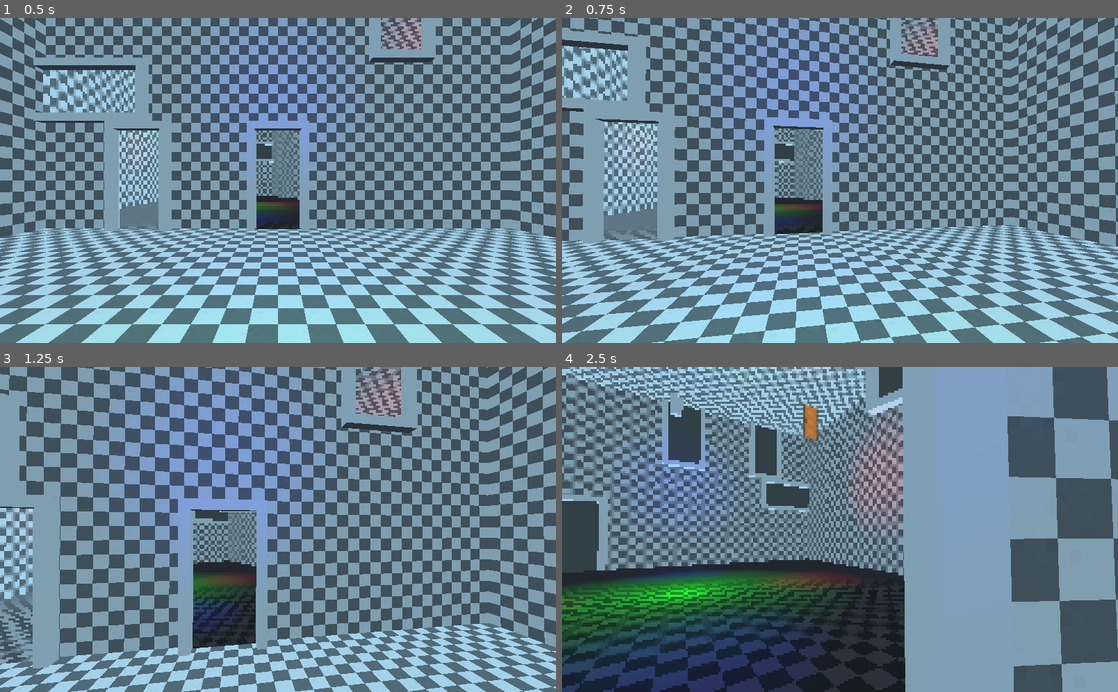
Above: before the commit, frames 1-4 (two rows, left to right).
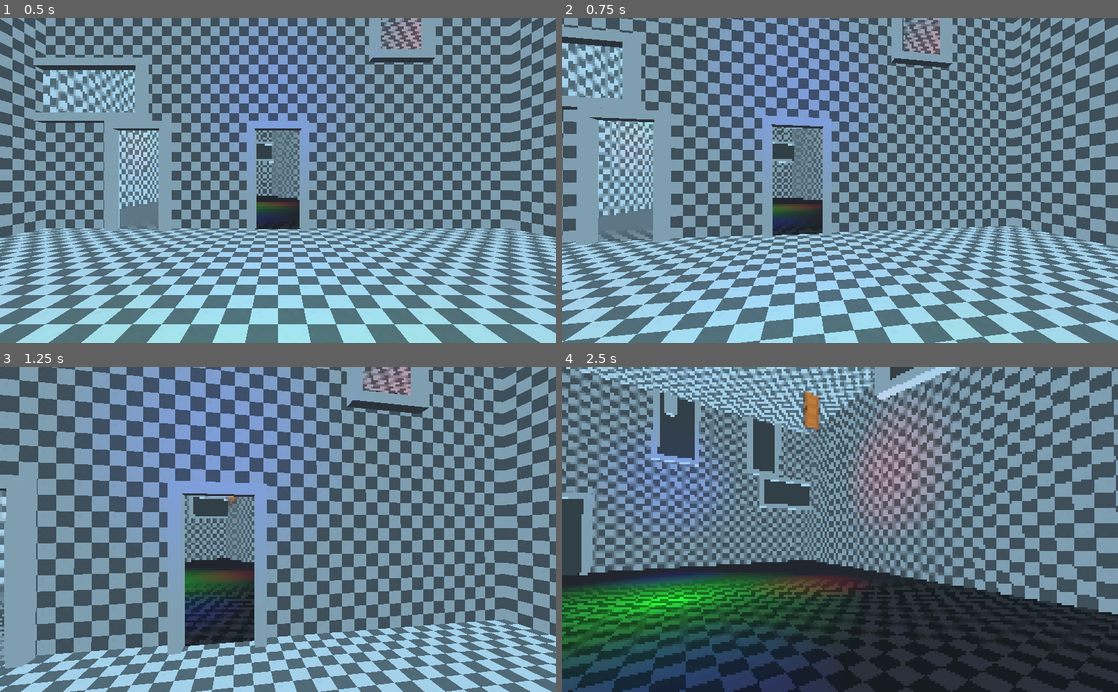
Above: after the commit, the same moments.

Repository: Krazy-J/door-in-the-wall
Game: Godot game, scene res://Main.tscn
The game is run twice, just before and just after one commit, with the same random seed, the same clock (stepped at 60 frames per second) and the same inputs.
Inputs (mouse positions are in pixels of both pictures, inside the frame that each line leads up to):
- Up to frame 1 (0.5 s): no input
- Up to frame 2 (0.75 s): tap Enter at 0.5 s; move the mouse to (867, 180) at 0.52 s; press the mouse at (867, 180) at 0.53 s; hold W (move_forward) from 0.53 s (still down)
- Up to frame 3 (1.25 s): keep holding W (move_forward); tap Space (jump) at 0.77 s
- Up to frame 4 (2.5 s): keep holding W (move_forward); move the mouse to (812, 529) at 1.27 s; release the mouse at (812, 529) at 1.28 s; click (812, 529) at 1.35 s; tap Space (jump) at 1.52 s; move the mouse to (851, 523) at 2.02 s; press the mouse at (851, 523) at 2.03 s

Frame 1 is identical in both runs. In frame 2, 37% of the frame differs, in the area x 0-100%, y 0-100%; in frame 3, 48%; in frame 4, 64%.

Commit message:
Movement tweaks
Made a few more tweaks to movement math.

Diff:
--- a/player/Player.gd
+++ b/player/Player.gd
@@ -1,6 +1,6 @@
 extends RigidBody
 
-export var speed = 50
+export var speed = 100
 export var jump_power = 20
 export var gravity = 1
 export var mouse_sensitivity = 0.003 # radians/pixel
@@ -44,9 +44,9 @@
 		velocity += get_input() * delta * speed
 		if velocity.y < 0:
 			velocity.y = 0
-		velocity /= 1.1
+		velocity /= 1.2
 	else:
-		velocity += get_input() * delta * speed / 10
+		velocity += get_input() * delta * speed / 20
 		velocity.y -= gravity
 		velocity /= 1.01
 	linear_velocity = global_transform.basis * velocity
